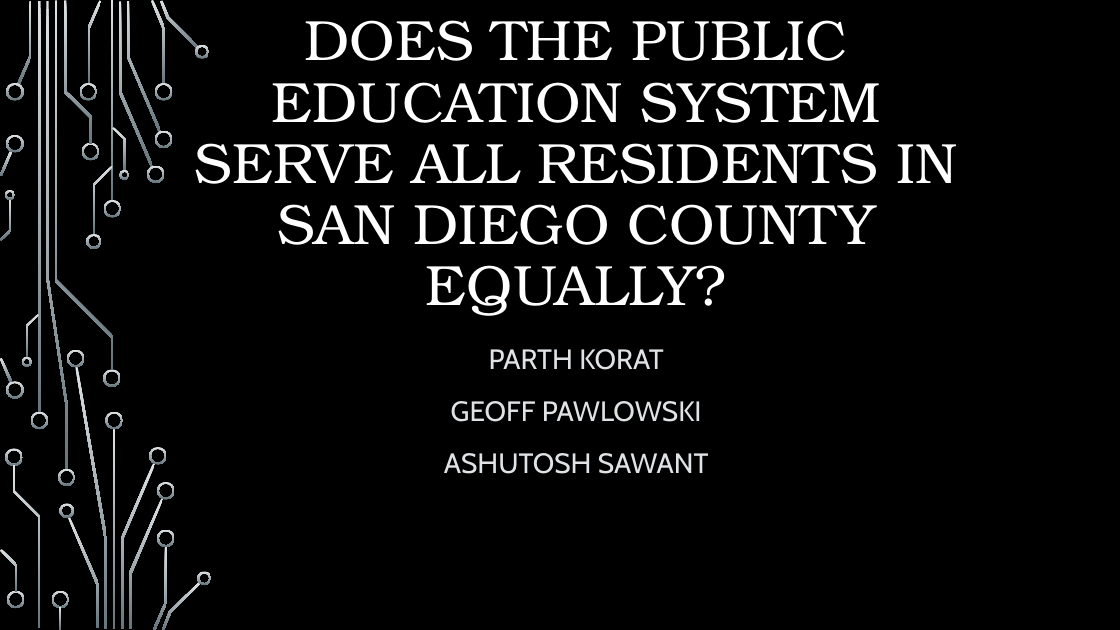
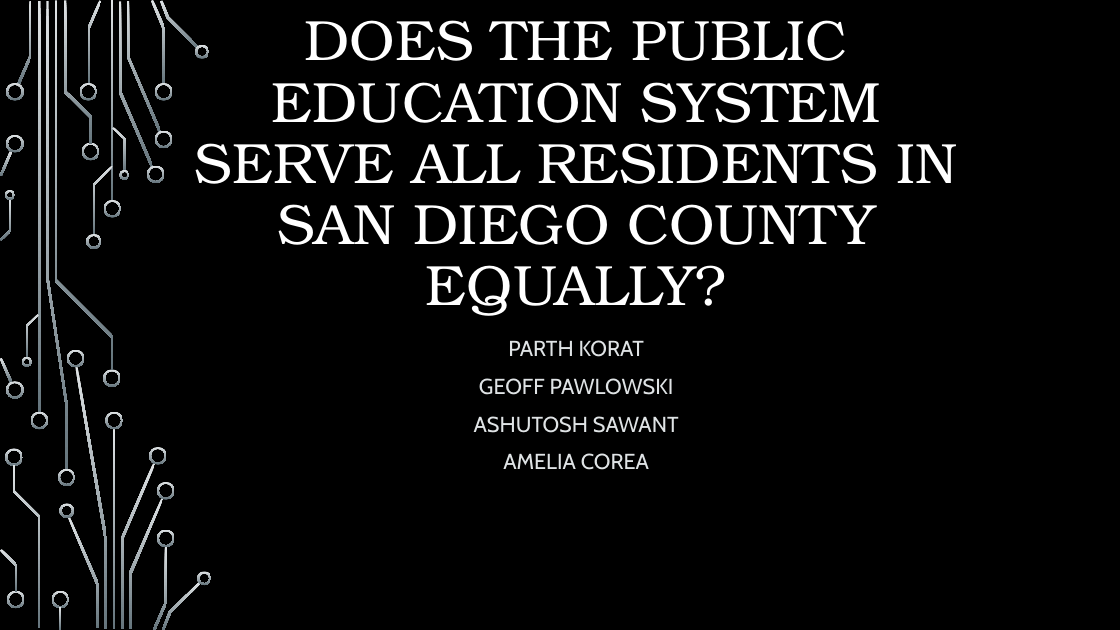
Before and after one commit to pkorat/ML-School-Rating-Prediction-Model, a slide deck: slide 1 of Final_Presentation_Project4.pptx. Drawn at 1120x630 pixels with LibreOffice and Linux fonts; fonts in the diff are those of the drawing; background and template pictures are left out. Boxes give left, top, right and bottom in pixels: in the first picture for what was removed or moved away, otherwise in the second. Text is boxed around its words. In the diff, an @@ line names an element or a change of style, - is before the commit and + after.

Commit message:
current updated PPT slides WIP

```diff
--- a/Final_Presentation_Project4.pptx
+++ b/Final_Presentation_Project4.pptx
@@ subtitle at (x1=474, y1=340, x2=679, y2=433): size 24 to 18.6 pt in "PARTH KORAT", "GEOFF PAWLOWSKI", "ASHUTOSH SAWANT"; line spacing 1.2 to 1 @@
@@ subtitle at (x1=503, y1=453, x2=649, y2=470): paragraph added @@
+AMELIA COREA
```
Also in this commit, not shown: 2 other slides changed, 4 slides added.
